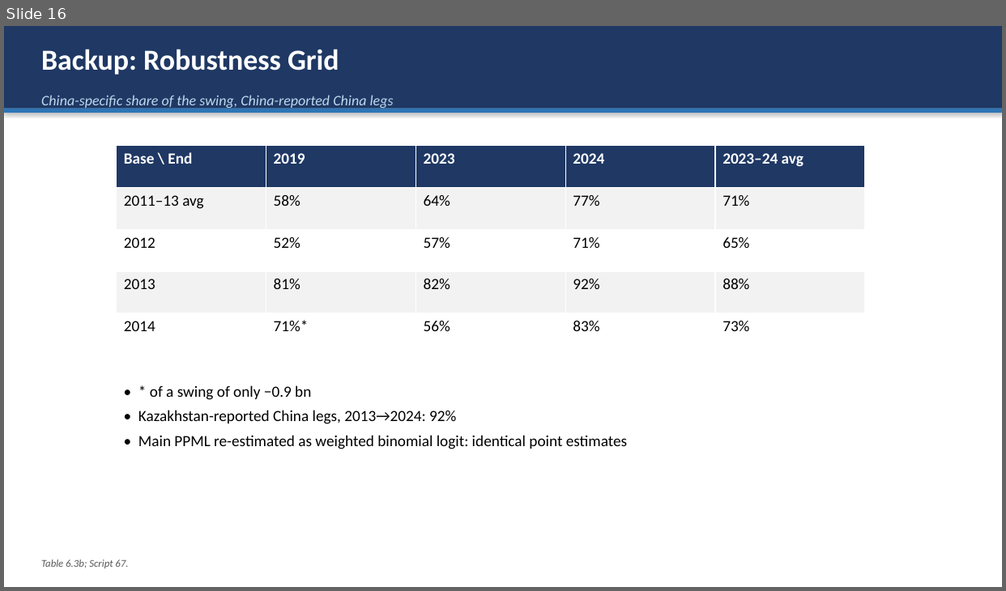
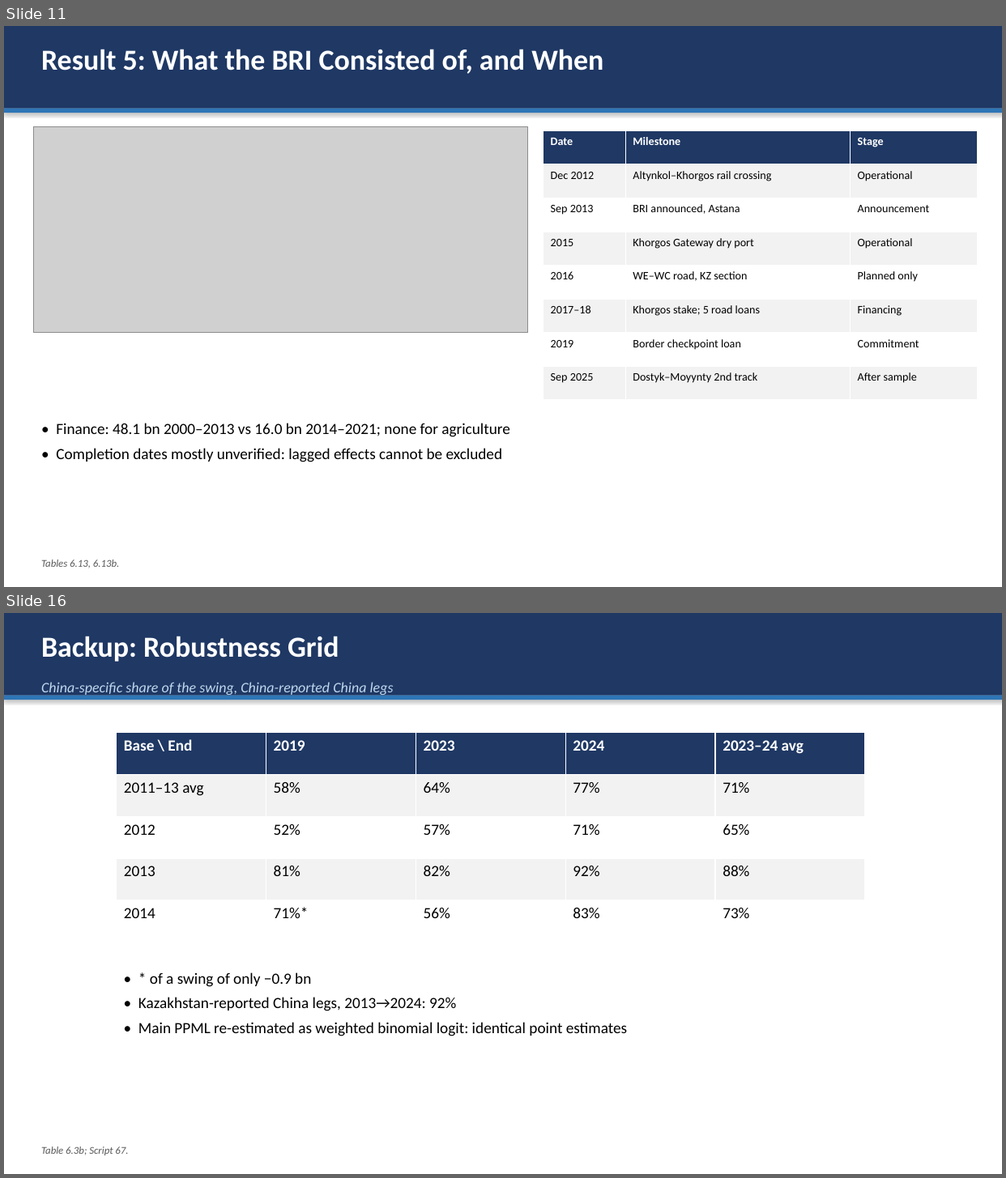
Before and after one commit to omirbeknikar-ship-it/dissertation-final, a slide deck: Paper/defense_presentation.pptx. Shown one above the other, each under a label of ours: slide 16 before the commit, slides 11 and 16 after it; the slides between them are not shown. The pictures are 1006x591 and 1006x1178 pixels, drawn with LibreOffice and Linux fonts; fonts in the diff are those of the drawing; grey boxes stand for pictures. Boxes give left, top, right and bottom in pixels: in the first picture for what was removed or moved away, otherwise in the second. Text is boxed around its words. In the diff, an @@ line names an element or a change of style, - is before the commit and + after.

Commit message:
Final validation: balance vs relationship, turnover, mechanism scorecard, dated milestones and alternative break years, extended comparators, narrowed conclusions; rewritten supervisor reply, slides and script

```diff
--- a/Paper/defense_presentation.pptx
+++ b/Paper/defense_presentation.pptx
@@ slide 11 added at <box>4,26,1002,587</box>, background #FFFFFF @@
@@ rectangle added at <box>4,26,1002,587</box>, fill #FFFFFF @@
@@ rectangle added at <box>4,26,1002,109</box>, fill #1F3864 @@
@@ text added at <box>41,49,603,74</box>, 28 pt, text #FFFFFF, bold @@
+Result 5: What the BRI Consisted of, and When
@@ rectangle added at <box>4,109,1002,113</box>, fill #2E75B6 @@
@@ picture added at <box>34,127,528,333</box> @@
@@ table added at <box>543,130,978,400</box>, 8 rows, 3 columns @@
+Date | Milestone | Stage
+Dec 2012 | Altynkol–Khorgos rail crossing | Operational
+Sep 2013 | BRI announced, Astana | Announcement
+2015 | Khorgos Gateway dry port | Operational
+2016 | WE–WC road, KZ section | Planned only
+2017–18 | Khorgos stake; 5 road loans | Financing
+2019 | Border checkpoint loan | Commitment
+Sep 2025 | Dostyk–Moyynty 2nd track | After sample
@@ text added at <box>56,423,510,463</box>, 15 pt, text #000000 @@
+• Finance: 48.1 bn 2000–2013 vs 16.0 bn 2014–2021; none for agriculture
+• Completion dates mostly unverified: lagged effects cannot be excluded
@@ text added at <box>41,560,119,569</box>, 10 pt, text #595959, italic @@
+Tables 6.13, 6.13b.
```
Also in this commit, not shown: 12 slides changed, 2 other slides added, 3 slides removed, 26 other files.
